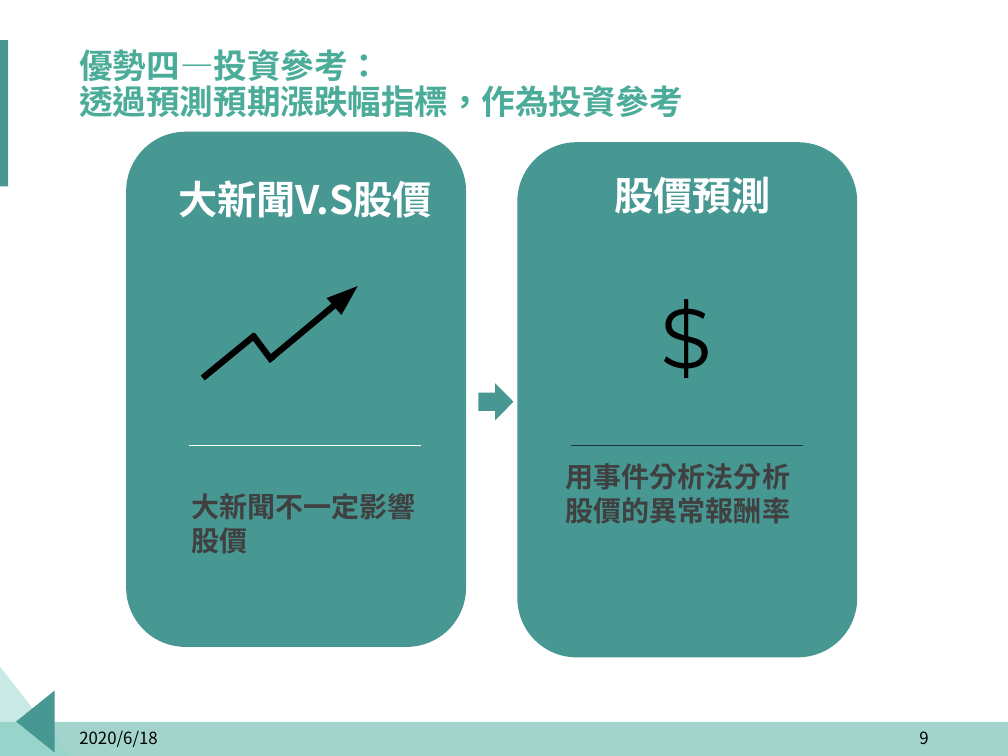
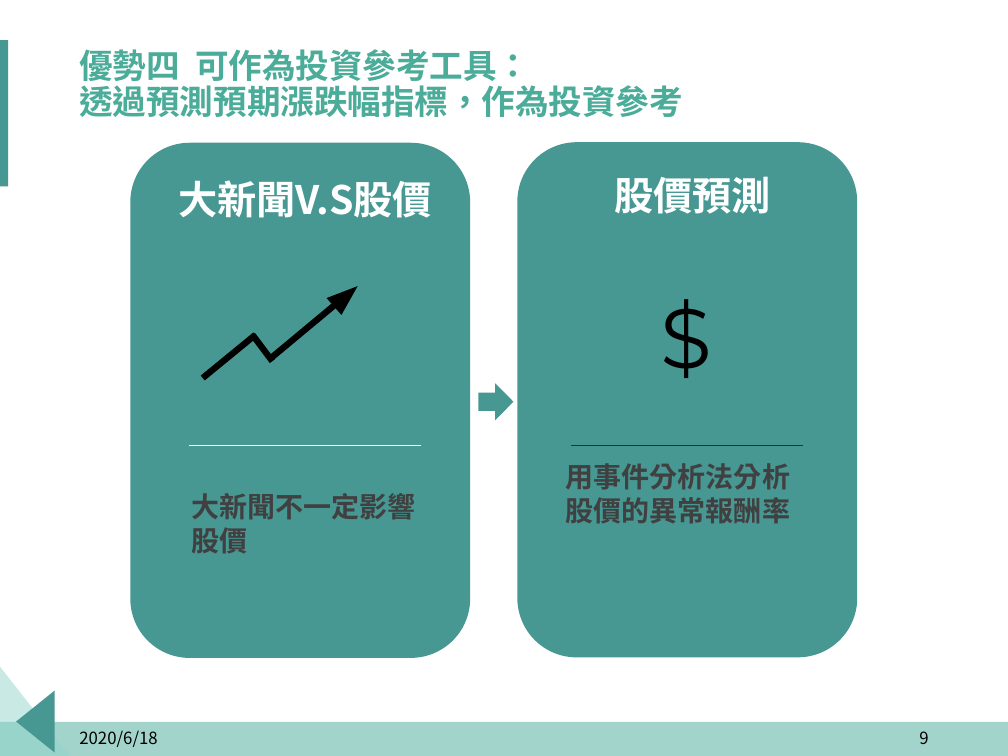
Before and after one commit to p314008dsa/Text-mining, a slide deck: slide 9 of 報告擋/Fintech.pptx. Drawn at 1008x756 pixels with LibreOffice and Linux fonts; fonts in the diff are those of the drawing; background and template pictures are left out. Boxes give left, top, right and bottom in pixels: in the first picture for what was removed or moved away, otherwise in the second. Text is boxed around its words. In the diff, an @@ line names an element or a change of style, - is before the commit and + after.

```diff
--- a/報告擋/Fintech.pptx
+++ b/報告擋/Fintech.pptx
@@ title at box(79, 49, 683, 117): text changed @@
-優勢四—投資參考：
-透過預測預期漲跌幅指標，作為投資參考
+優勢四 可作為投資參考工具：
+透過預測預期漲跌幅指標，作為投資參考
@@ rounded rectangle: place and size @@
-rounded rectangle at box(126, 132, 466, 647)
+rounded rectangle at box(130, 143, 470, 658)
```
Also in this commit, not shown: 23 other slides changed, 2 other files.
